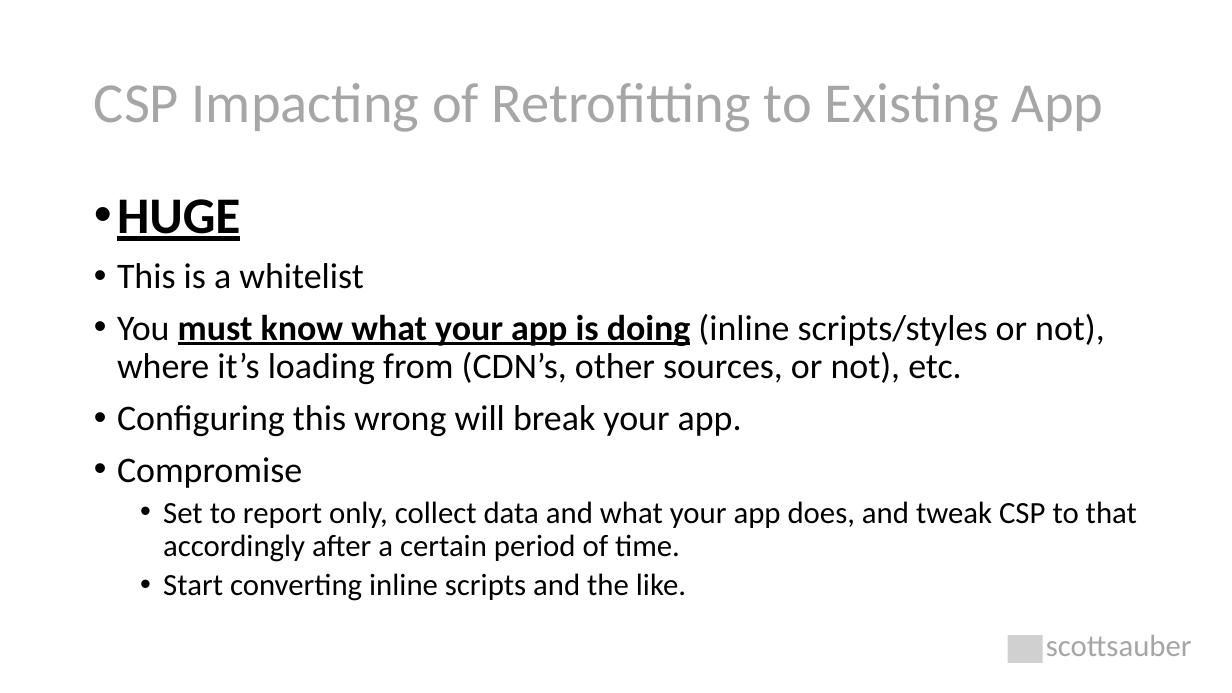
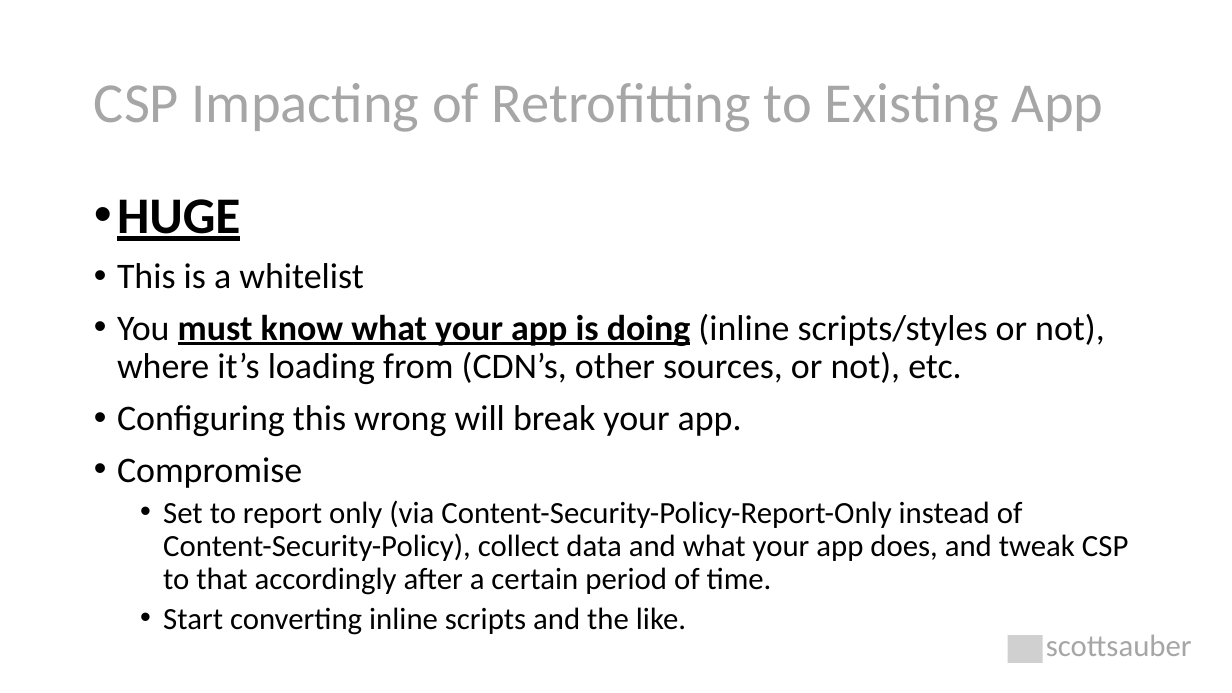
Before and after one commit to scottsauber/security-headers-talk, a slide deck: slide 42 of Security Headers Explained.pptx. Drawn at 1232x693 pixels with LibreOffice and Linux fonts; fonts in the diff are those of the drawing; grey boxes stand for pictures. Boxes give left, top, right and bottom in pixels: in the first picture for what was removed or moved away, otherwise in the second. Text is boxed around its words. In the diff, an @@ line names an element or a change of style, - is before the commit and + after.

Commit message:
Update slides.  Update CSP.

```diff
--- a/Security Headers Explained.pptx
+++ b/Security Headers Explained.pptx
@@ text at (x1=163, y1=500, x2=1128, y2=595): text changed @@
-  • Set to report only, collect data and what your app does, and tweak CSP to that accordingly after a certain period of time.
+  • Set to report only (via Content-Security-Policy-Report-Only instead of Content-Security-Policy), collect data and what your app does, and tweak CSP to that accordingly after a certain period of time.
```
Also in this commit, not shown: 3 other slides changed, 1 other file.
